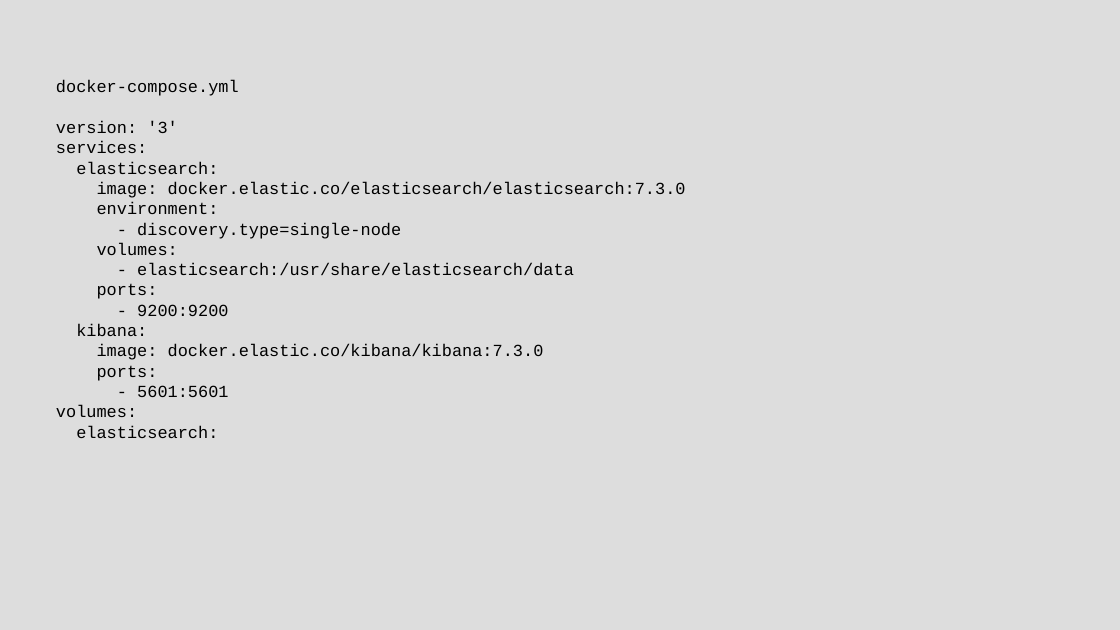
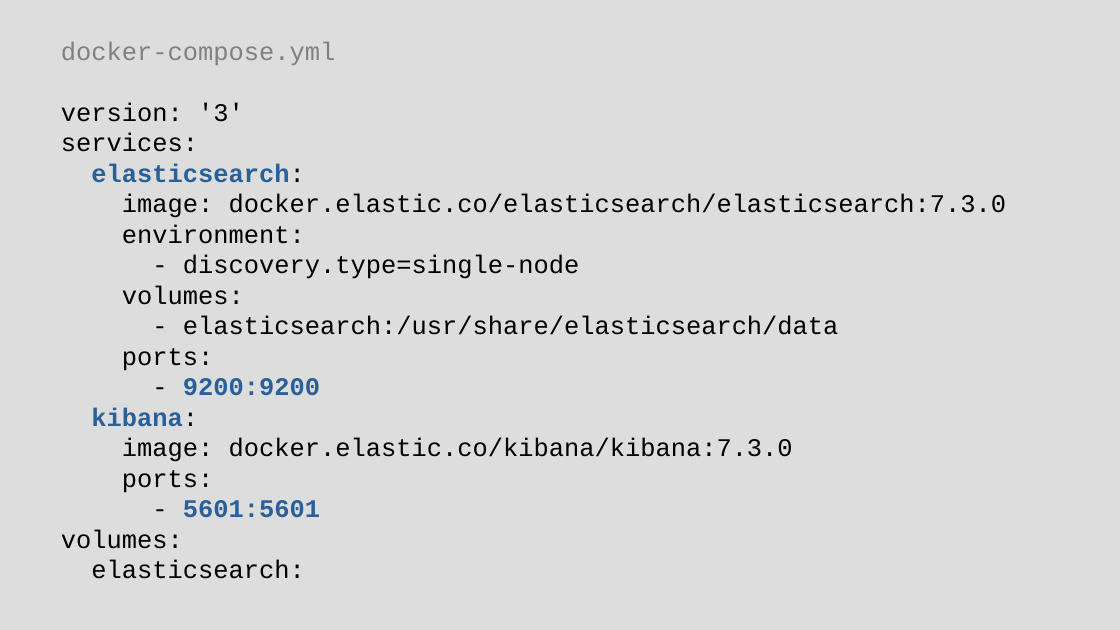
Before and after one commit to chriscressman/architecting-a-search-feature, a slide deck: slide 15 of presentation.odp (slide 28 before the commit). Drawn at 1120x630 pixels with LibreOffice and Linux fonts; fonts in the diff are those of the drawing. Boxes give left, top, right and bottom in pixels: in the first picture for what was removed or moved away, otherwise in the second. Text is boxed around its words. In the diff, an @@ line names an element or a change of style, - is before the commit and + after.

```diff
--- a/presentation.odp
+++ b/presentation.odp
@@ subtitle "docker-compose.yml": place and size @@
-subtitle "docker-compose.yml" at (56, 80, 686, 438)
+subtitle "docker-compose.yml" at (61, 42, 1007, 579)
@@ subtitle "docker-compose.yml" at (61, 42, 1007, 579): size 12 to 18 pt; text colour #000000 to #808080 in "docker-compose.yml"; text colour #000000 to #2A6099, bold on in "elasticsearch:", "9200:9200", "kibana:", "5601:5601" @@
```
Also in this commit, not shown: 19 other slides changed, 16 slides added, 13 slides removed.
